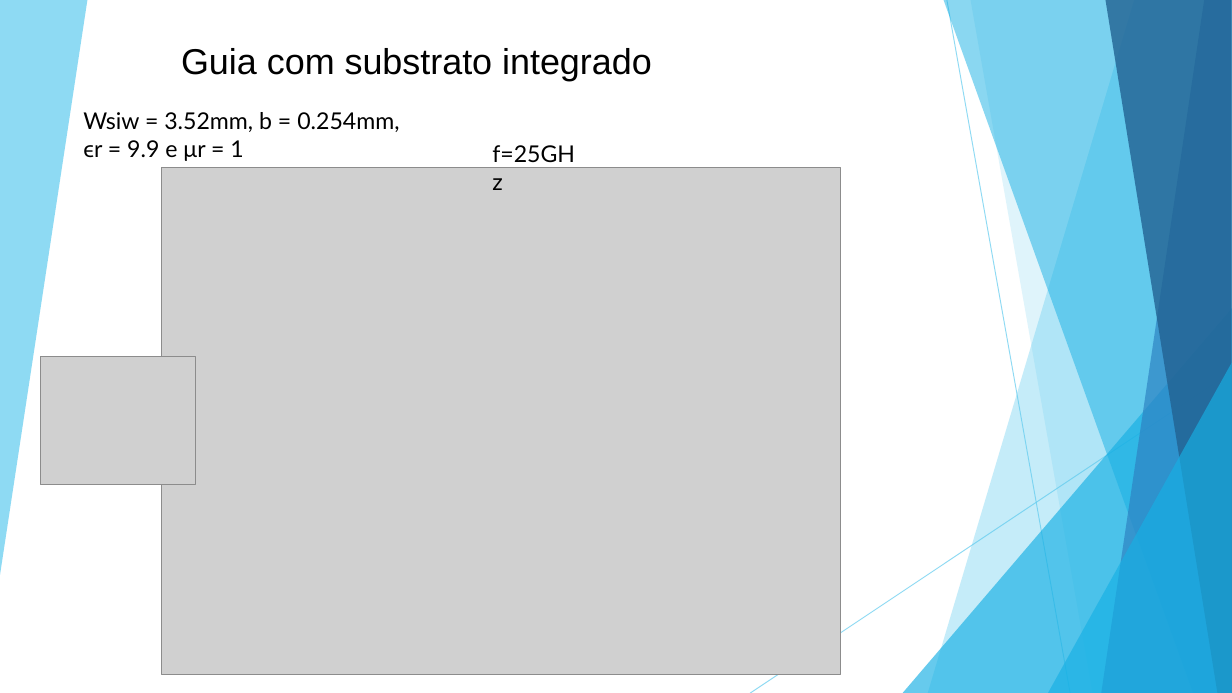
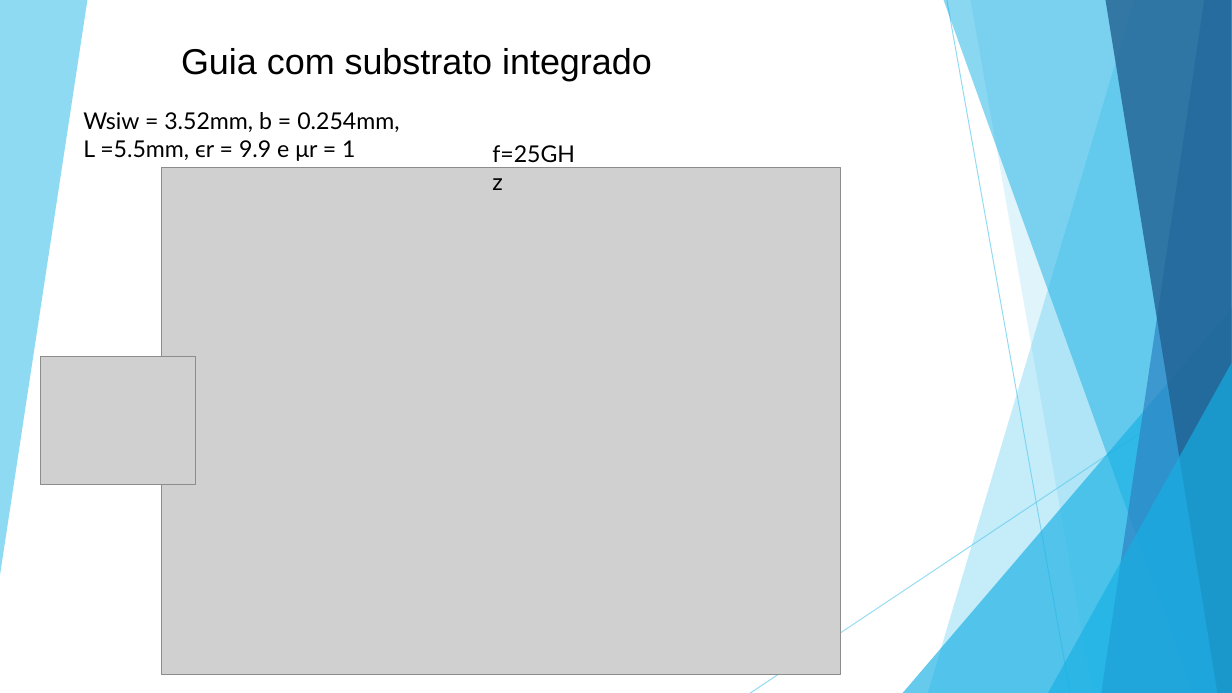
Before and after one commit to Lucivaldo1/SIW-Estruturas-Guiantes, a slide deck: slide 21 of Guias retangulares metálicos e guias de substrato integrado.pptx. Drawn at 1232x693 pixels with LibreOffice and Linux fonts; fonts in the diff are those of the drawing; grey boxes stand for pictures. Boxes give left, top, right and bottom in pixels: in the first picture for what was removed or moved away, otherwise in the second. Text is boxed around its words. In the diff, an @@ line names an element or a change of style, - is before the commit and + after.

```diff
--- a/Guias retangulares metálicos e guias de substrato integrado.pptx
+++ b/Guias retangulares metálicos e guias de substrato integrado.pptx
@@ text at (x1=83, y1=140, x2=355, y2=161): text changed @@
-ϵr = 9.9 e μr = 1
+L =5.5mm, ϵr = 9.9 e μr = 1
```
Also in this commit, not shown: 11 other slides changed, 2 other files.
